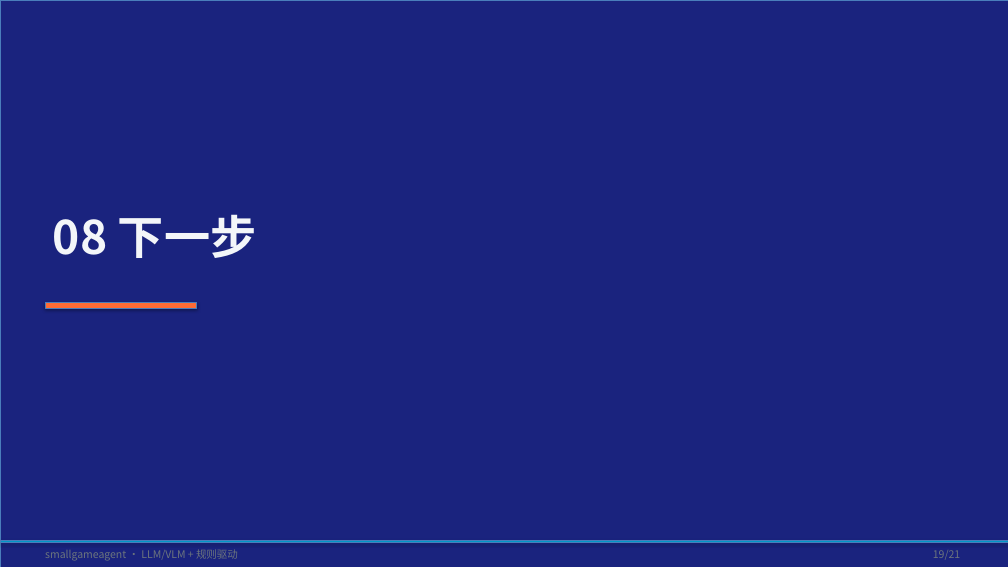
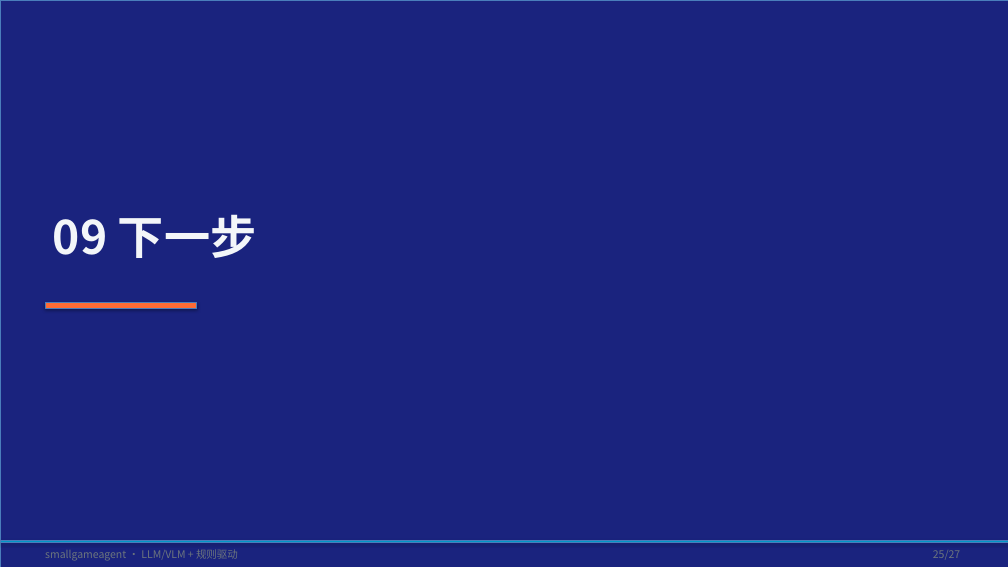
Before and after one commit to tzhazuma/smallgameagent, a slide deck: slide 25 of reports/smallgameagent_report.pptx (slide 19 before the commit). Drawn at 1008x567 pixels with LibreOffice and Linux fonts; fonts in the diff are those of the drawing. Boxes give left, top, right and bottom in pixels: in the first picture for what was removed or moved away, otherwise in the second. Text is boxed around its words. In the diff, an @@ line names an element or a change of style, - is before the commit and + after.

```diff
--- a/reports/smallgameagent_report.pptx
+++ b/reports/smallgameagent_report.pptx
@@ text at box(53, 214, 257, 258): text changed @@
-08 下一步
+09 下一步
@@ text at box(933, 550, 960, 559): text changed @@
-19/21
+25/27
```
Also in this commit, not shown: 19 other slides changed, 7 slides added, 1 slide removed, 16 other files.
